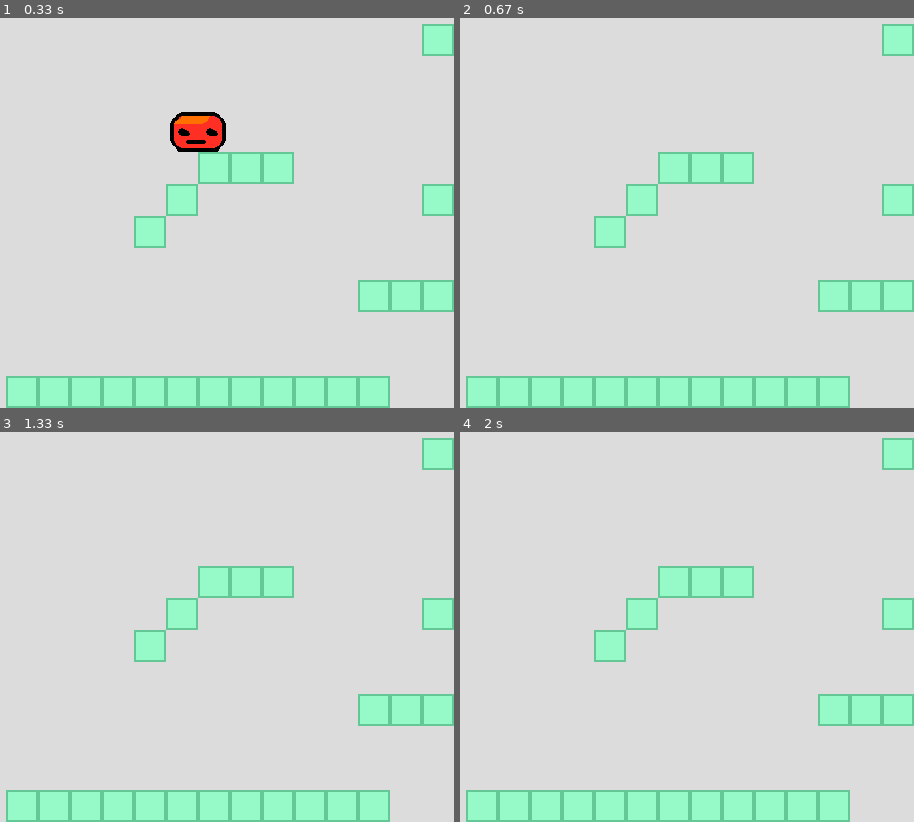
Above: before the commit, frames 1-4 (two rows, left to right).
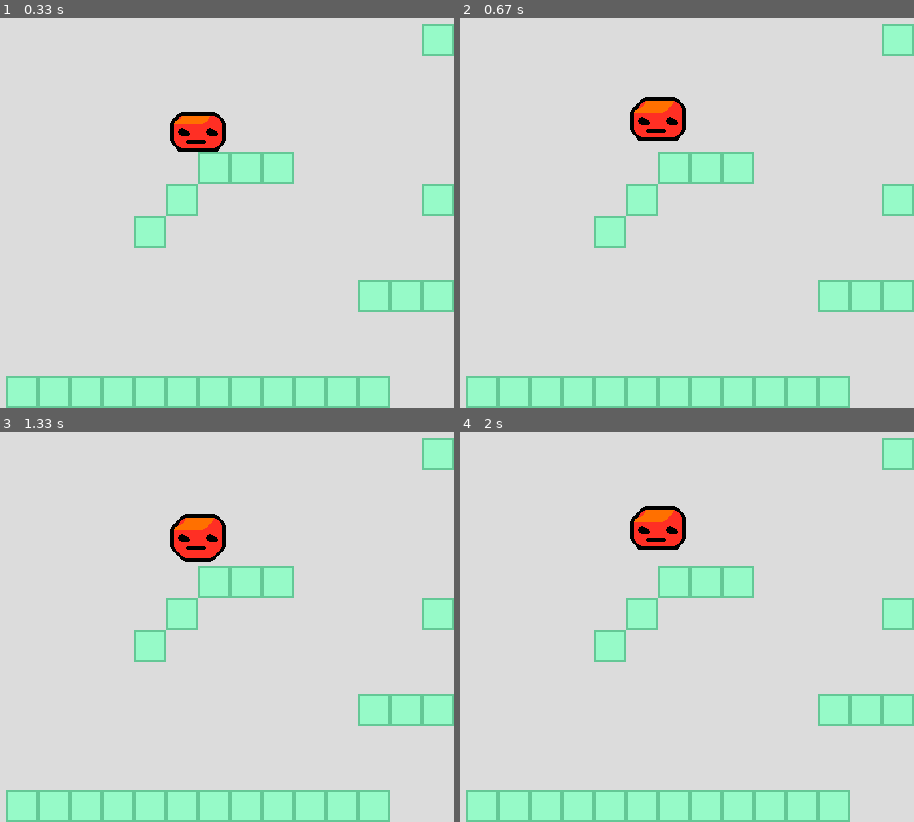
Above: after the commit, the same moments.

Repository: alberto-battistel/Experiment_with_Pygame
Game: pygame game, started from player.py
The game is run twice, just before and just after one commit, with the same random seed, the same clock (stepped at 60 frames per second) and the same inputs.
Inputs:
- Up to frame 1 (0.33 s): no input
- Up to frame 2 (0.67 s): tap W at 0.33 s
- Up to frame 3 (1.33 s): tap W at 0.67 s
- Up to frame 4 (2 s): hold Up 1.5-1.97 s

Frame 1 is identical in both runs. In frame 2, 1.3% of the frame differs, in the area x 37-50%, y 20-32%; in frame 3, 1.3%, in the area x 37-50%, y 21-34%; in frame 4, 1.3%.

Commit message:
A lot of modifications.
Now the FSM of the player works, but there is a problem between In_air
and Move.

Diff:
--- a/FSM.py
+++ b/FSM.py
@@ -8,6 +8,7 @@
 
 from inputs_mapping import Events,  keys_bindings,  bind_keys_to_inputs
 from components import EventStack
+
 
 class State(Enum):
     Idle = auto()
@@ -24,22 +25,31 @@
     def exit(self):
         print("Exiting " + self.name)
 
+State.count = 0
+
 
 class Condition():
     def __init__(self,  *matching_conditions):
         self.matching_conditions = matching_conditions
 
     def __call__(self,  event_stack):
-        return any([p in event_stack for p in self.matching_conditions])
+        return any([event_stack[mc] >0 for mc in self.matching_conditions])
 
 
 class FiniteStateMachine():
     transitions_table = {}
 
-    def __init__(self):
+    def __init__(self, *states):
         self.old_state = None
         self.running = False
         self.stack = deque(maxlen=4)
+        self.parent = None
+        self.add_states(*states)
+
+    def add_states(self, *states):
+        for state in states:
+            state.parent = self
+        self.states = states
 
     def start_FSM(self,  starting_state):
        self.actual_state = starting_state
@@ -58,9 +68,12 @@
         for case in target_states:
             for state, condition in case.items():
                 if condition(event_stack):
-                    if state != self.actual_state:
+                    if state is not self.actual_state:
                         self.trigger_transition(state)
+                        self.actual_state.count = 0
+#                        return self.actual_state.name
                     else:
+                        self.actual_state.count += 1
                         self.actual_state.run()
         return self.actual_state.name
 
--- a/components.py
+++ b/components.py
@@ -8,30 +8,25 @@
 from helpers import sign
 
 class EventStack:
-    def __init__(self):
-        self.events = []
-        self.next_events = []
+    def __init__(self, events_dict,  rules):
+        self.events_dict = events_dict
+        self.rules = rules
 
-    def reset(self):
-        self.events = self.next_events
-        self.next_events = []
+    def update(self):
+        for key, value in self.events_dict.items():
+            self.events_dict[key] = max(value-1, 0)
 
     def post(self, *events):
         for event in events:
-            self.events.append(event)
-        return self.events
-
-    def next_post(self, *events):
-        for event in events:
-            self.next_events.append(event)
-#        return self.events
+            self.events_dict[event] = self.rules[event]
+        return self.events_dict
 
 
 class Physics:
     friction : float = -5
     gravity : float = 800
-    movement : vec = vec(1200, 40000)
-    max_velocity : vec = vec(200, 2000)
+    movement : vec = vec(200, 1600)
+    max_velocity : vec = vec(100, 1000)
 
     vel : vec = vec(0, 0)
     acc : vec = vec(0, 0)
@@ -55,7 +50,7 @@
         self.vel += 0.5 * self.acc * delta #averaged new velocity
         self.vel = self.clamp(self.vel)
 
-#        print(self.vel)
+#        print(self.vel,  self.acc)
 
         return self.vel
 
--- a/inputs_mapping.py
+++ b/inputs_mapping.py
@@ -24,6 +24,7 @@
     Shot = auto()
     On_ground = auto()
     On_wall = auto()
+    On_air = auto()
 
 keys_bindings = {
                             Events.Left: [pg.K_a, pg.K_LEFT],
--- a/main.py
+++ b/main.py
@@ -67,7 +67,7 @@
 
             pygame.display.flip()
 
-            self.clock.tick(settings['FPS'])
+            self.clock.tick(self.settings['FPS'])
 
 
 if __name__ == '__main__':
--- a/player.py
+++ b/player.py
@@ -1,5 +1,7 @@
 #from dataclasses import dataclass
 from enum import Enum,  auto
+import types
+
 
 import pygame as pg
 from pygame import Vector2 as vec
@@ -13,41 +15,51 @@
 from components import Physics
 from components import EventStack
 from FSM import FiniteStateMachine,  Condition
+from test_enum import States as State
 
 bindings_directions = {
                             Events.Left: vec(-1,  0),
                             Events.Right: vec(1,  0),
                             Events.Up: vec(0,  -1),
-                            Events.Down: vec(0,  0),
+                            Events.Down: vec(0,  1),
                             }
 
 is_on_ground = Condition(Events.On_ground)
 is_jumping = Condition(Events.Up)
 is_moving = Condition(Events.Left, Events.Right)
 is_ducking = Condition(Events.Down)
+is_in_air = Condition(Events.On_air)
 
-class State(Enum):
-    Idle = auto()
-    In_air = auto()
-    Duck = auto()
-    Move = auto()
+player_states = ["Idle",
+                        "In_air",
+#                        "Jump",
+                        "Duck",
+                        "Move", ]
 
-    def enter(self):
-        print("Entering " + self.name)
+State.add_attr("bindings_directions", bindings_directions)
+[State(s) for s in player_states]
 
-    def run(self):
-        print("Running " + self.name)
 
-    def exit(self):
-        print("Exiting " + self.name)
 
-State.bindings_directions = bindings_directions
-State.In_air.bindings_directions[Events.Up] = vec(0,  -1)
+@State.In_air.redefine
+def enter(self):
+    print("!!Entering " + self.name)
+
+@State.In_air.redefine
+def run(self):
+    if self.count > 10:
+        self.bindings_directions[Events.Up] = vec(0,  0)
+        print("!!Running " + self.name)
+
+@State.In_air.redefine
+def exit(self):
+    self.bindings_directions[Events.Up] = vec(0,  -1)
+    print("!!Exiting " + self.name)
 
 def bind_directions(bindings_directions,  event_stack):
     direction = vec(0, 0)
     for key,  value in bindings_directions.items():
-                if key in event_stack:
+                if event_stack[key] > 0:
                     direction += value
     return direction
 
@@ -66,7 +78,7 @@
         self.direction = vec(0, 0)
         self._position = vec(0, 0)
         self.physics = Physics(self,  group)
-        self.FSM = FiniteStateMachine()
+        self.FSM = FiniteStateMachine(State.Idle, State.In_air, State.Duck, State.Move)
         self.FSM.transitions_table = {State.Idle: [
                                         {State.In_air: is_jumping},
                                         {State.Move: is_moving},
@@ -85,19 +97,29 @@
                                         ],
                         State.In_air: [
                                         {State.Idle: is_on_ground},
-#                                        {State.In_air: is_jumping},
+                                        {State.In_air: is_jumping},
                                         ],
+#                        State.Jump: [
+#                                        {State.In_air: is_in_air},
+#                                        {State.Idle: is_on_ground},
+#                                        ]
                                     }
         self.FSM.start_FSM(State.In_air)
 
+    def add_component(self, name, instance):
+        if hasattr(instance, "parent"):
+            setattr(instance, "parent", self)
+        setattr(self, name,  instance)
+
+
     def handle_inputs(self, event_stack):
-#        direction = vec(0, 0)
-#
-#        for key,  value in bindings_directions.items():
-#            if key in event_stack:
-#                direction += value
         direction = bind_directions(self.FSM.actual_state.bindings_directions,  event_stack)
+#        print(direction)
         state = self.FSM.handle_event(event_stack)
+#        print(state)
+#        if (self.FSM.actual_state is State.Jump) and not (self.FSM.old_state is State.Jump):
+#            print("here")
+#            self.game.stack.post(Events.On_air)
 
         self.direction = direction
 
@@ -119,7 +141,7 @@
     def update(self):
         self.move()
         if self.collision['bottom']:
-            self.game.stack.next_post(Events.On_ground)
+            self.game.stack.post(Events.On_ground)
         self.image = self.sprites()
 
 
@@ -128,23 +150,35 @@
         def __init__(self):
             super().__init__()
             self.settings = {'screen_size': (16*32, 16*32),
-                                        'FPS': 30,
+                                        'FPS': 60,
                                         }
-            self.stack = EventStack()
+            self.stack = EventStack(events_dict={Events.Left: 0,
+                                                                        Events.Right: 0,
+                                                                        Events.Up: 0,
+                                                                        Events.Down: 0,
+                                                                        Events.On_ground: 0,
+                                                                        Events.Shot: 0,
+                                                                        Events.On_air: 0, },
+                                                    rules = {Events.Left: 1,
+                                                                    Events.Right: 1,
+                                                                    Events.Up: 10,
+                                                                    Events.Down: 1,
+                                                                    Events.On_ground: 10,
+                                                                    Events.Shot: 0,
+                                                                    Events.On_air: 20, })
 
         def add_something(self):
             self.level = level.TestWorld(rect_size=level.rect_size, map=level.map)
             self.player = Player(self,  self.level.tiles)
-            self.player.position = vec(*[p/2 for p in self.settings['screen_size']])
+            self.player.position = vec(*[p/2 for p in self.settings['screen_size']]) + vec(0, -32)
 
         def handle_events(self, inputs,  events):
 
-            events = bind_keys_to_inputs(inputs,keys_bindings )
+            events = bind_keys_to_inputs(inputs, keys_bindings)
+#            print(events)
 
-            self.stack.reset()
+            self.stack.update()
             event_stack = self.stack.post(*events)
-#            for e in self.stack.events:
-#                print(e)
             self.player.handle_inputs(event_stack)
 
         def update(self):
--- a/test_enum.py
+++ b/test_enum.py
@@ -2,28 +2,7 @@
 import types
 
 
-class State(Enum):
-    Idle = auto()
-    In_air = auto()
-    Jump = auto()
-    Duck = auto()
-    Move = auto()
 
-#    def __init__(self,  _):
-#        self.count = 0
-#        self.bindings_directions = None
-
-    def enter(self):
-        pass
-#        print("Entering " + self.name)
-
-    def run(self):
-        pass
-#        print("Running " + self.name)
-
-    def exit(self):
-        pass
-#        print("Exiting " + self.name)
 
 
 class States:
@@ -38,7 +17,11 @@
 
     @classmethod
     def add_name(cls,  instance):
-            setattr(cls, instance.name,  instance)
+        setattr(cls, instance.name,  instance)
+
+    @classmethod
+    def add_attr(cls, attr_name, value):
+        setattr(cls, attr_name,  value.copy())
 
     def __eq__(self,  value):
         if type(value) == str:
@@ -57,7 +40,10 @@
         return self.value
 
     def __repr__(self):
-        return str(self.value)
+        return self.name + ": " + str(self.value)
+
+    def __hash__(self):
+        return self.value
 
     def enter(self):
         pass
@@ -79,24 +65,46 @@
         else:
             print(fun_name,  "is not implemented")
 
-# different ways to initialize a State
-States("a")
-States("b")
-[States(p) for p in["c", "d"]]
 
-# different ways to override a function
-def run(obj_instance):
-    if obj_instance.count == 0:
-        print("something")
+if __name__ == '__main__':
+    from pygame import Vector2 as vec
+    from inputs_mapping import Events
+    player_states = ["Idle",
+                        "In_air",
+                        "Jump",
+                        "Duck",
+                        "Move", ]
 
-States.a.run = types.MethodType(run, States.a)
+    bindings_directions = {
+                                Events.Left: vec(-1,  0),
+                                Events.Right: vec(1,  0),
+                                Events.Up: vec(0,  -1),
+                                Events.Down: vec(0,  1),
+                                }
 
-def run(obj_instance):
-    if obj_instance.count == 0:
-        print("something")
+    States.add_attr("bindings_directions", bindings_directions)
+    [States(s) for s in player_states]
 
-States.b.redefine(run)
-
-@States.c.redefine
-def run(self):
-    print("new")
+#    # different ways to initialize a State
+#    States("a")
+#    States("b")
+#    [States(p) for p in["c", "d"]]
+#
+#    # different ways to override a function
+#    def run(obj_instance):
+#        if obj_instance.count == 0:
+#            print("something")
+#
+#    States.a.run = types.MethodType(run, States.a)
+#
+#    def run(obj_instance):
+#        if obj_instance.count == 0:
+#            print("something")
+#
+#    States.b.redefine(run)
+#
+#    @States.c.redefine
+#    def run(self):
+#        print("new")
+#
+#    States.add_attr("u", {3: 34})
